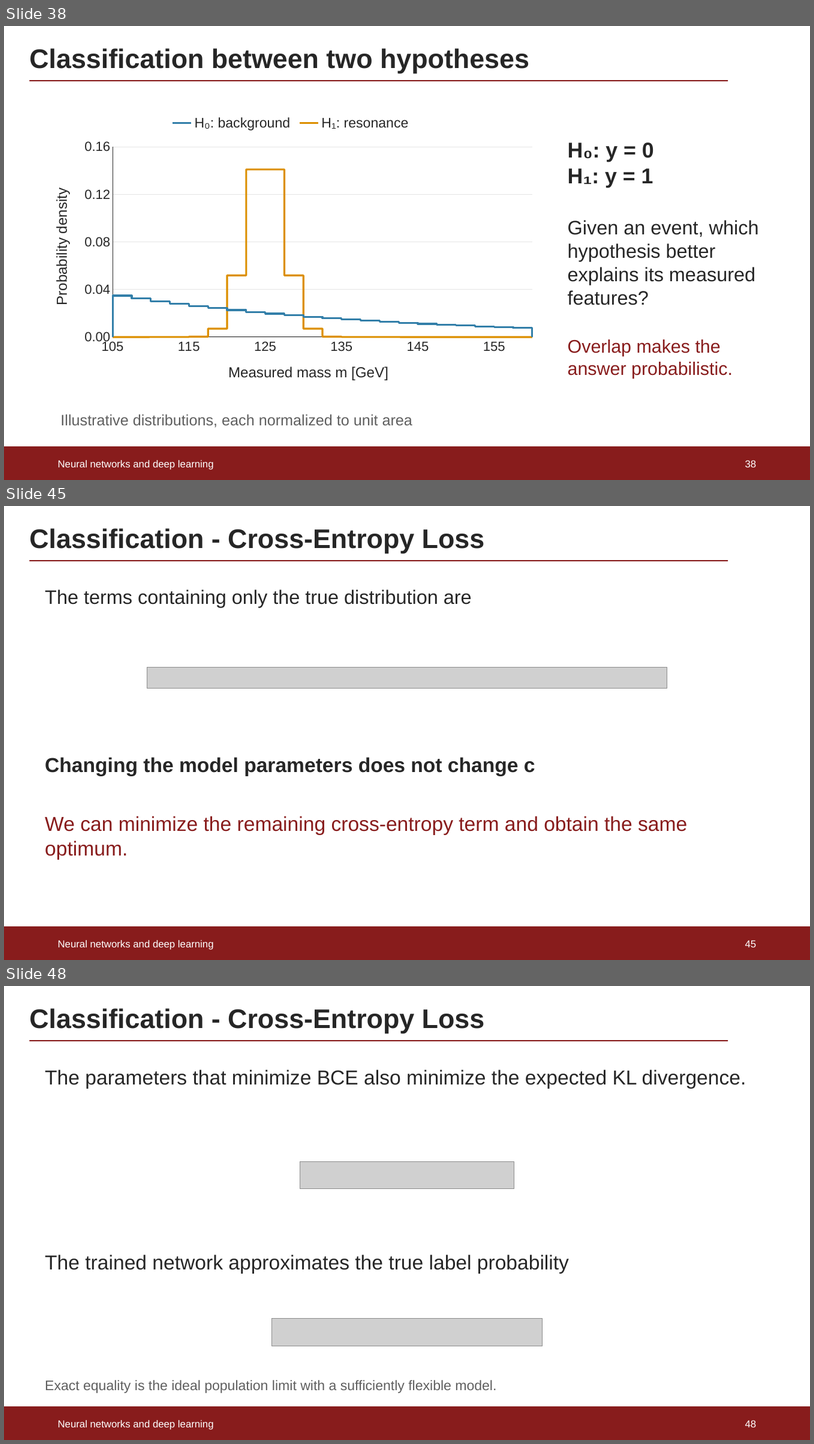
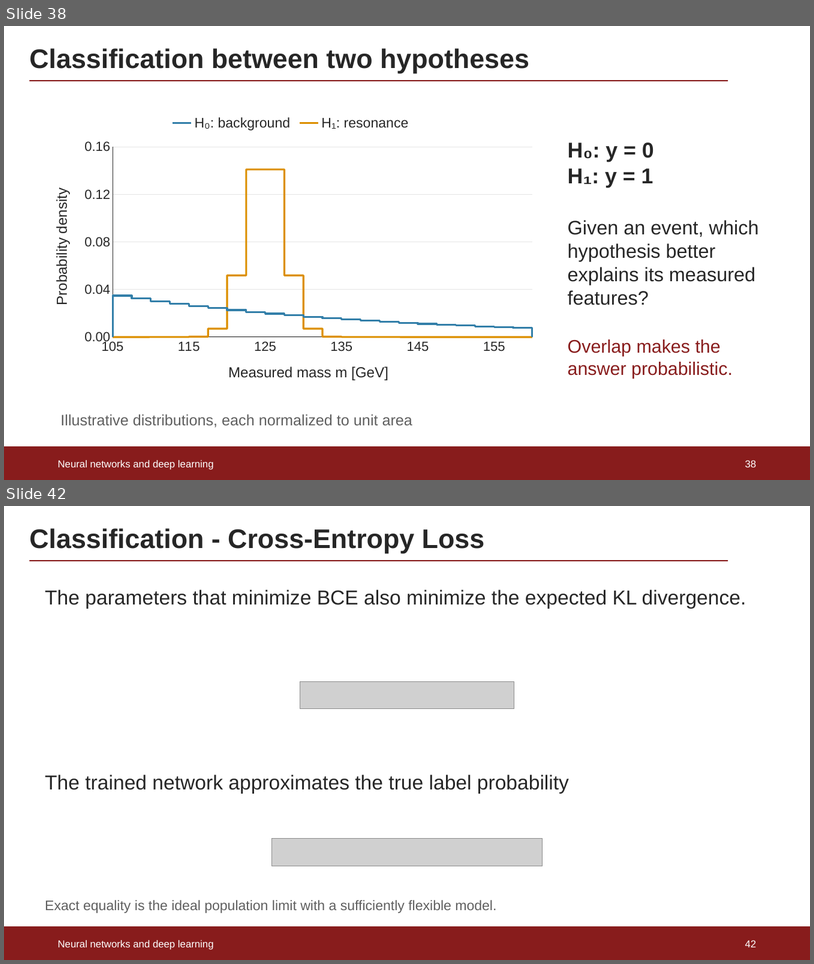
Before and after one commit to rafaellopesdesa/ML_Mandi, a slide deck: lectures/Lecture1_Neural_Networks.pptx. Shown one above the other, each under a label of ours: slides 38, 45 and 48 before the commit, slides 38 and 42 after it; the slides between them are not shown. The pictures are 814x1444 and 814x964 pixels, drawn with LibreOffice and Linux fonts; fonts in the diff are those of the drawing; grey boxes stand for pictures. Boxes give left, top, right and bottom in pixels: in the first picture for what was removed or moved away, otherwise in the second. Text is boxed around its words. In the diff, an @@ line names an element or a change of style, - is before the commit and + after.

```diff
--- a/lectures/Lecture1_Neural_Networks.pptx
+++ b/lectures/Lecture1_Neural_Networks.pptx
@@ slide 45 removed at (4,506,810,960), background #FFFFFF @@
@@ title removed at (29,528,485,553) @@
-Classification - Cross-Entropy Loss
@@ line removed from (29, 561) to (729, 561) @@
@@ text removed at (45,589,472,607) @@
-The terms containing only the true distribution are
@@ picture removed at (147,667,668,688) @@
@@ text removed at (45,757,536,776) @@
-Changing the model parameters does not change c
@@ text removed at (45,816,687,859) @@
-We can minimize the remaining cross-entropy term and obtain the same optimum.
@@ rectangle removed at (4,926,810,959) @@
@@ text removed at (58,940,214,949) @@
-Neural networks and deep learning
@@ page number removed at (746,940,757,947) @@
-45
@@ what was slide 48 is now slide 42 @@
@@ page number at (746,940,757,947): text changed @@
-48
+42
```
Also in this commit, not shown: 5 slides changed, 5 other slides removed.
